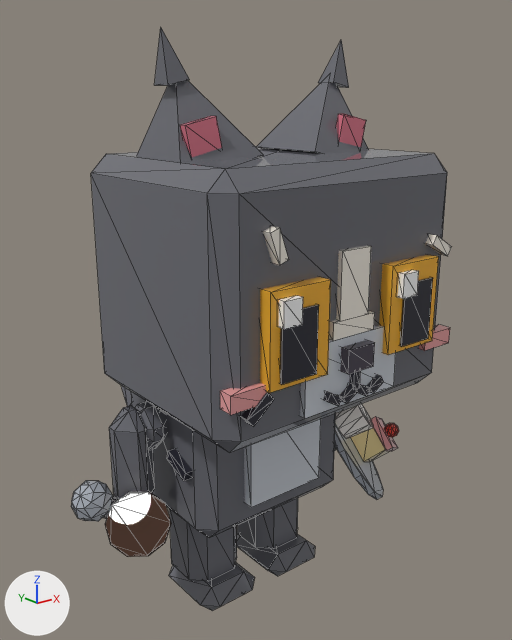
Before and after pictures for a commit that changed the glTF model assets/cat-cafe/exports/CatCafe_Cat_Pepper_Work.glb.
Rendered twice from a camera (50 mm lens) standing at (-1.5, -2.06, 1.84) and looking at (0.17, 0.03, 1.01). The axes (+X, +Y, +Z) are drawn at lower left. The lights are the same throughout. The first picture is the older version. Mesh edges are drawn as thin lines. Vertices at exactly the same position are counted once.

Script lines for the objects in view, before the commit:
```python
me_catcafe_cat_pepper_work_body = bpy.data.meshes.new('CatCafe_Cat_Pepper_Work_Body')
me_catcafe_cat_pepper_work_body.from_pydata(...)  # 112 vertices, 192 faces; spans x -0.465..0.465, y -0.356..0.204, z 0.361..1.045
me_catcafe_cat_pepper_work_body.materials.append(mat_catcafe_palette)
me_catcafe_cat_pepper_work_head = bpy.data.meshes.new('CatCafe_Cat_Pepper_Work_Head')
me_catcafe_cat_pepper_work_head.from_pydata(...)  # 136 vertices, 212 faces; spans x -0.475..0.475, y -0.594..0.219, z -0.095..0.703
me_catcafe_cat_pepper_work_head.materials.append(mat_catcafe_palette)
me_catcafe_cat_pepper_work_legb1 = bpy.data.meshes.new('CatCafe_Cat_Pepper_Work_LegB1')
me_catcafe_cat_pepper_work_legb1.from_pydata(...)  # 40 vertices, 72 faces; spans x -0.128..0.128, y -0.209..0.114, z -0.418..0.0
me_catcafe_cat_pepper_work_legb1.materials.append(mat_catcafe_palette)
ob_catcafe_cat_pepper_work_body = bpy.data.objects.new('CatCafe_Cat_Pepper_Work_Body', me_catcafe_cat_pepper_work_body)
ob_catcafe_cat_pepper_work_body.location = (0.0, 0.0, 0.0)
ob_catcafe_cat_pepper_work_head = bpy.data.objects.new('CatCafe_Cat_Pepper_Work_Head', me_catcafe_cat_pepper_work_head)
ob_catcafe_cat_pepper_work_head.location = (0.0, -0.095, 0.969)
ob_catcafe_cat_pepper_work_legb1 = bpy.data.objects.new('CatCafe_Cat_Pepper_Work_LegB1', me_catcafe_cat_pepper_work_legb1)
ob_catcafe_cat_pepper_work_legb1.location = (0.162, -0.057, 0.418)
# also in view: 'CatCafe_Cat_Pepper_Work_LegF2' at (-0.45, -0.07, 0.61); 'CatCafe_Cat_Pepper_Work_Held_Entertainer' at (-0.56, -0.05, 0.49); 'CatCafe_Cat_Pepper_Work_EarL' at (0.26, -0.2, 1.82); 'CatCafe_Cat_Pepper_Work_EarR' at (-0.26, -0.2, 1.82); 'CatCafe_Cat_Pepper_Work_Held_Waiter' at (0.62, -0.08, 0.39)
```
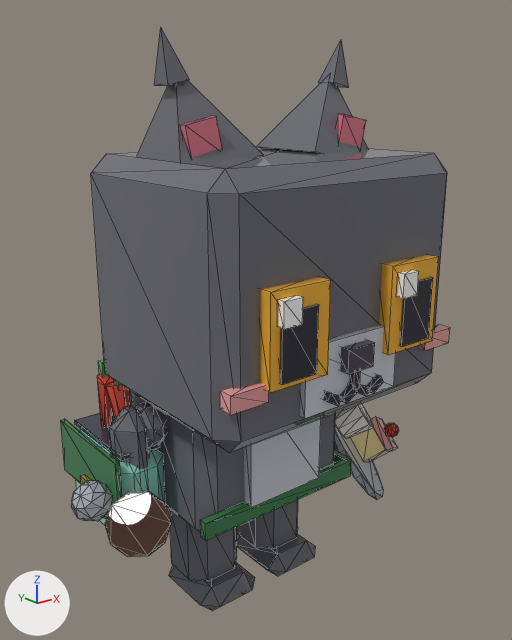
What the commit changed:
me_catcafe_cat_pepper_work_body is used by ob_catcafe_cat_pepper_work_body; location (0.0, 0.0, 0.0).
me_catcafe_cat_pepper_work_body had 112 vertices, 192 faces and spanned x -0.465..0.465, y -0.356..0.204, z 0.361..1.045.
me_catcafe_cat_pepper_work_body now has 200 vertices, 340 faces and spans x -0.575..0.465, y -0.356..0.282, z 0.334..1.045.
me_catcafe_cat_pepper_work_body part 1: a new loose piece, a box spanning x -0.347..0.347, y -0.344..-0.315, z 0.423..0.489, in mat_catcafe_palette.
me_catcafe_cat_pepper_work_body part 2: a new loose piece, a box spanning x 0.33..0.358, y -0.332..0.218, z 0.423..0.489, in mat_catcafe_palette.
me_catcafe_cat_pepper_work_body part 3: a new loose piece, a box spanning x -0.561..-0.544, y -0.145..0.282, z 0.492..0.699, in mat_catcafe_palette.
me_catcafe_cat_pepper_work_body part 4: a new loose piece, a box spanning x -0.575..-0.558, y 0.027..0.11, z 0.479..0.547, in mat_catcafe_palette.
me_catcafe_cat_pepper_work_body part 5: a new loose piece, a box spanning x -0.521..-0.37, y -0.111..0.247, z 0.684..0.7, in mat_catcafe_palette.
me_catcafe_cat_pepper_work_body part 6: a new loose piece, a box spanning x -0.46..-0.43, y 0.108..0.139, z 0.885..0.954, in mat_catcafe_palette.
me_catcafe_cat_pepper_work_body part 7: a new loose piece of 24 vertices spanning x -0.549..-0.342, y -0.138..0.275, z 0.334..0.692, in mat_catcafe_palette.
me_catcafe_cat_pepper_work_body part 8: a new loose piece of 16 vertices spanning x -0.489..-0.401, y -0.026..0.079, z 0.677..0.905, in mat_catcafe_palette.
me_catcafe_cat_pepper_work_body part 9: a new loose piece of 16 vertices spanning x -0.489..-0.401, y 0.054..0.166, z 0.678..0.906, in mat_catcafe_palette.
me_catcafe_cat_pepper_work_body part 10: the loose piece of 8 vertices spanning x -0.361..-0.323, y -0.255..-0.134, z 0.609..0.683 is deleted.
Other edits to the shape of me_catcafe_cat_pepper_work_body do not show in these pictures.
me_catcafe_cat_pepper_work_head is used by ob_catcafe_cat_pepper_work_head; location (0.0, -0.095, 0.969).
me_catcafe_cat_pepper_work_head had 136 vertices, 212 faces and spanned x -0.475..0.475, y -0.594..0.219, z -0.095..0.703.
me_catcafe_cat_pepper_work_head now has 96 vertices, 152 faces and spans x -0.475..0.475, y -0.594..0.219, z -0.095..0.703.
me_catcafe_cat_pepper_work_head part 11: the loose piece of 8 vertices spanning x -0.419..-0.325, y -0.572..-0.534, z 0.014..0.1 is deleted.
me_catcafe_cat_pepper_work_head part 12: the loose piece of 8 vertices spanning x -0.087..0.087, y -0.559..-0.502, z 0.192..0.247 is deleted.
me_catcafe_cat_pepper_work_head part 13: the loose piece of 8 vertices spanning x -0.342..-0.278, y -0.572..-0.534, z 0.453..0.554 is deleted.
me_catcafe_cat_pepper_work_head part 14: the loose piece of 8 vertices spanning x -0.06..0.06, y -0.557..-0.5, z 0.247..0.456 is deleted.
me_catcafe_cat_pepper_work_head part 15: the loose piece of 8 vertices spanning x 0.333..0.432, y -0.572..-0.534, z 0.38..0.456 is deleted.

Pixel boxes [x1, y1, x2, y2] of what changed, in the pictures (512 x 640 px):
'CatCafe_Cat_Pepper_Work_Head', reshaped
    before: [91, 146, 452, 452]
    after: [91, 146, 450, 452]
'CatCafe_Cat_Pepper_Work_Body', reshaped
    before: [131, 392, 335, 538]
    after: [61, 359, 351, 541]
part 1 of me_catcafe_cat_pepper_work_body, added (green)
    after: [201, 458, 351, 541]
part 2 of me_catcafe_cat_pepper_work_body, added
    after: [334, 450, 351, 463]
part 3 of me_catcafe_cat_pepper_work_body, added (green)
    after: [61, 419, 122, 506]
part 4 of me_catcafe_cat_pepper_work_body, added (mostly hidden)
    after: [81, 475, 91, 485]
part 5 of me_catcafe_cat_pepper_work_body, added
    after: [75, 413, 160, 461]
part 6 of me_catcafe_cat_pepper_work_body, added
    after: [98, 359, 108, 378]
part 7 of me_catcafe_cat_pepper_work_body, added (green)
    after: [76, 429, 165, 525]
part 8 of me_catcafe_cat_pepper_work_body, added (red)
    after: [105, 382, 130, 418]
part 9 of me_catcafe_cat_pepper_work_body, added (red)
    after: [97, 374, 114, 426]
part 10 of me_catcafe_cat_pepper_work_body, deleted
    before: [167, 449, 193, 481]
part 11 of me_catcafe_cat_pepper_work_head, deleted
    before: [241, 392, 274, 426]
part 12 of me_catcafe_cat_pepper_work_head, deleted
    before: [329, 311, 375, 341]
part 13 of me_catcafe_cat_pepper_work_head, deleted
    before: [263, 226, 289, 265]
part 14 of me_catcafe_cat_pepper_work_head, deleted
    before: [336, 245, 371, 321]
part 15 of me_catcafe_cat_pepper_work_head, deleted
    before: [425, 234, 452, 256]
